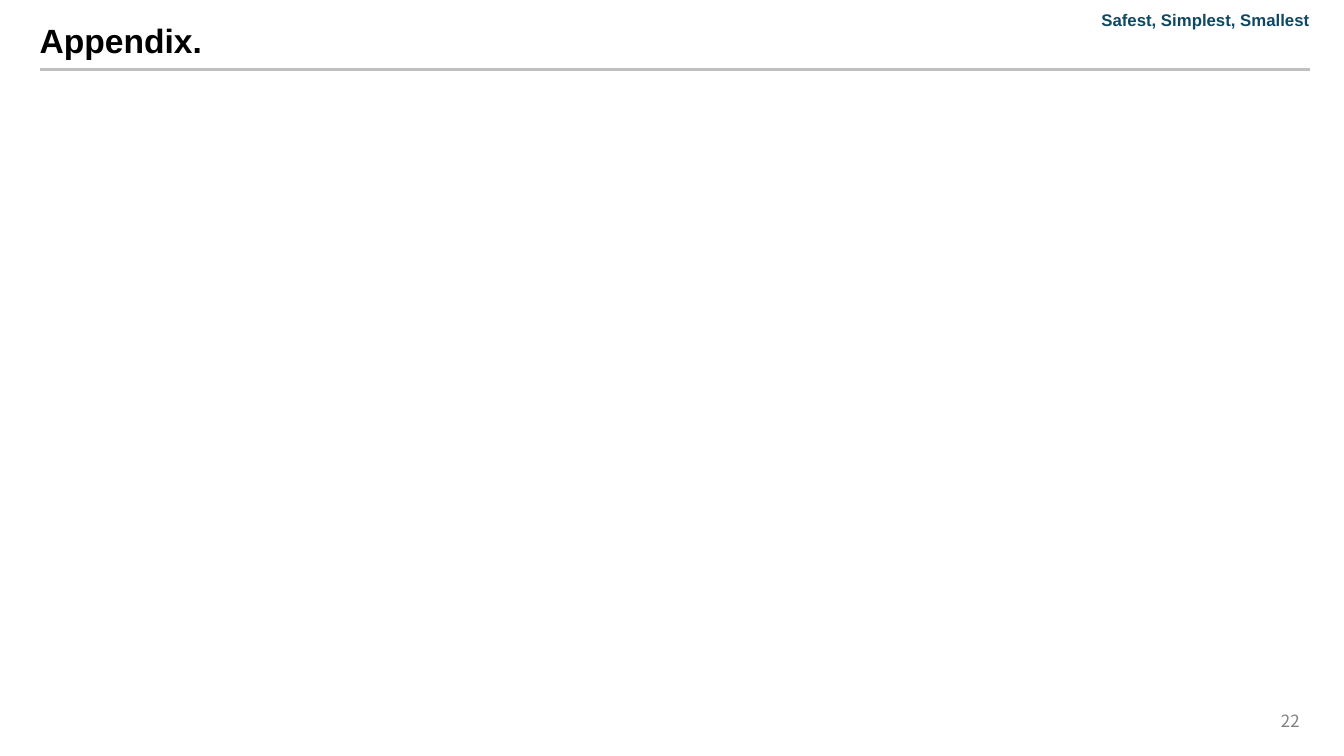
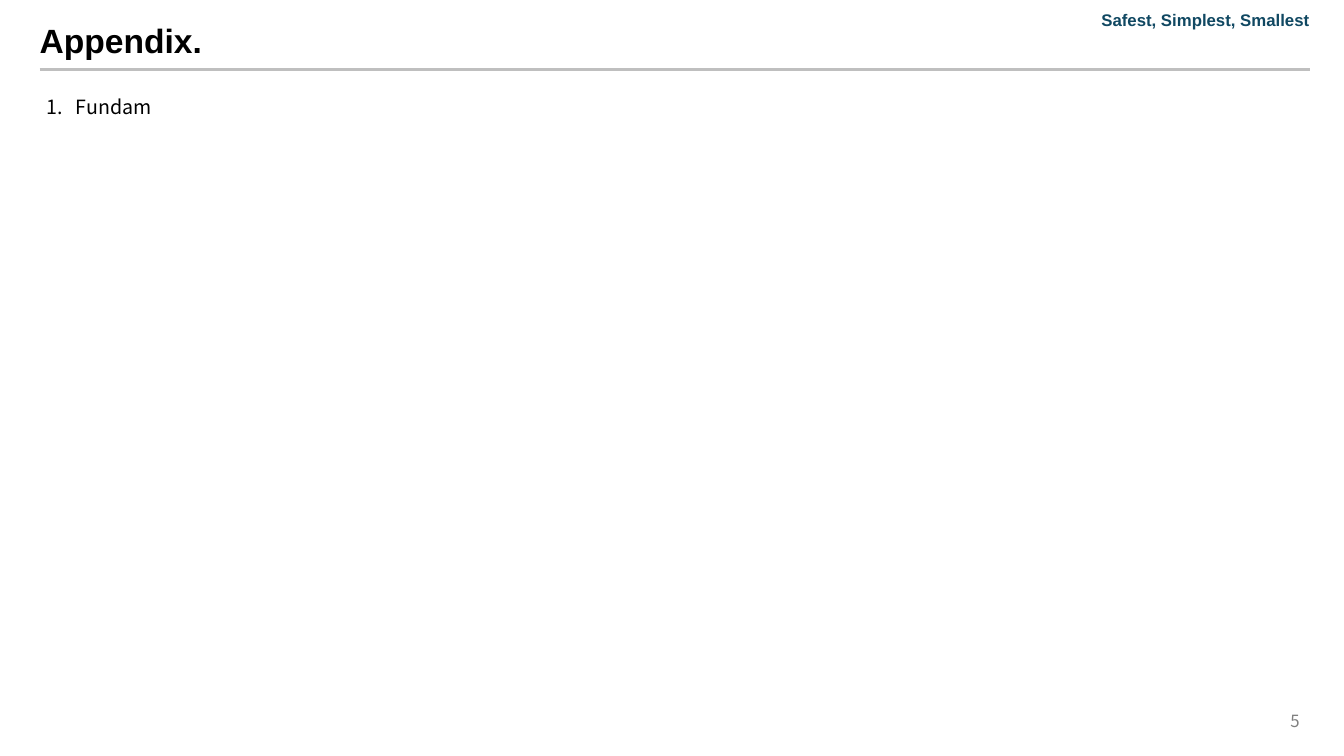
Before and after one commit to Jeong97/Practice_with_paper_data_sets, a slide deck: slide 5 of Accelerated SoH estimation of second life LIB via EIS and ML/Paper/Accelerated SoH estimation of second life LIB via EIS and ML-V00.01-241103.pptx (slide 22 before the commit). Drawn at 1344x756 pixels with LibreOffice and Linux fonts; fonts in the diff are those of the drawing; grey boxes stand for pictures; background and template pictures are left out. Boxes give left, top, right and bottom in pixels: in the first picture for what was removed or moved away, otherwise in the second. Text is boxed around its words. In the diff, an @@ line names an element or a change of style, - is before the commit and + after.

```diff
--- a/Accelerated SoH estimation of second life LIB via EIS and ML/Paper/Accelerated SoH estimation of second life LIB via EIS and ML-V00.01-241103.pptx
+++ b/Accelerated SoH estimation of second life LIB via EIS and ML/Paper/Accelerated SoH estimation of second life LIB via EIS and ML-V00.01-241103.pptx
@@ text added at (76, 98, 152, 115), 14 pt, text #000000 @@
+1. Fundam
@@ page number at (1290, 715, 1299, 727): text changed @@
-22
+5
```
Also in this commit, not shown: 1 other slide changed, 21 slides removed, 1 other file.
